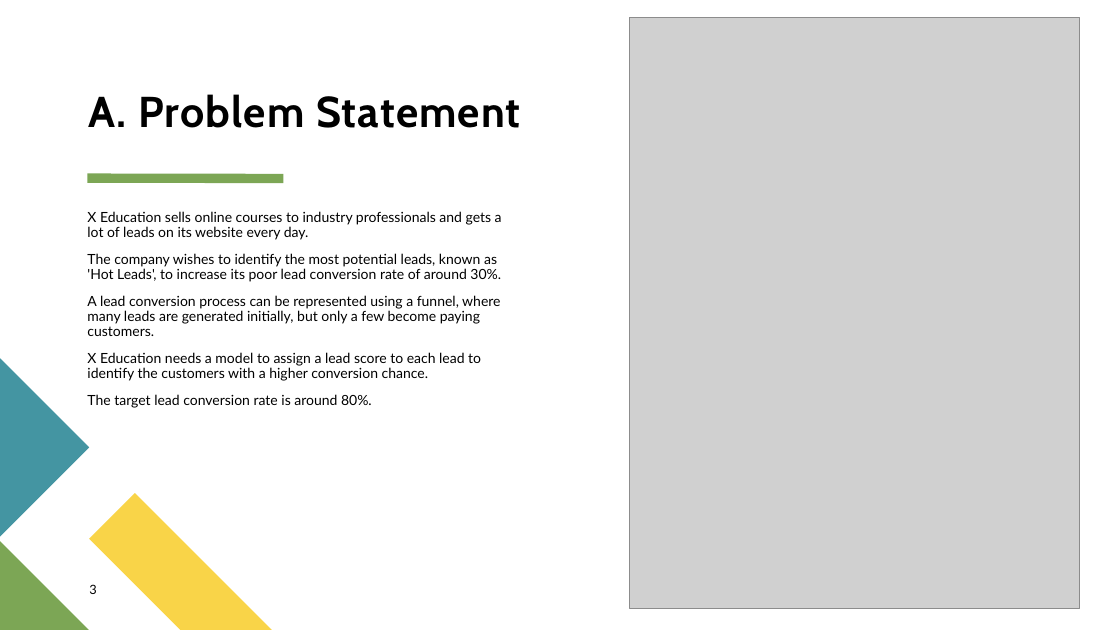
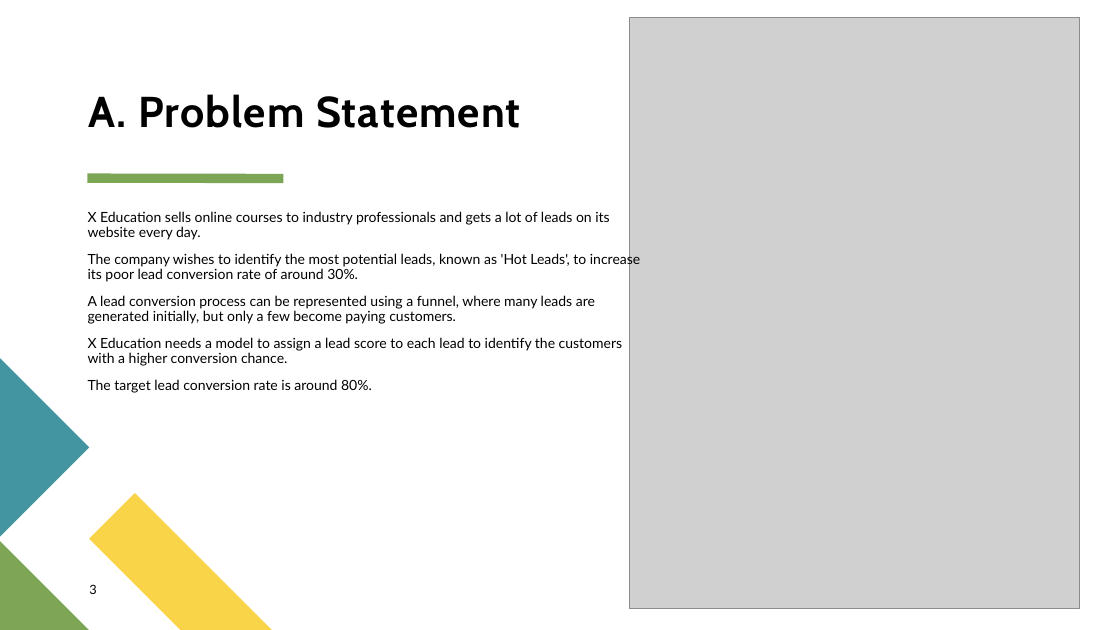
Before and after one commit to AJAnujsharma/LeadScoringCaseStudy, a slide deck: slide 3 of Lead Score Assignment.pptx. Drawn at 1120x630 pixels with LibreOffice and Linux fonts; fonts in the diff are those of the drawing; grey boxes stand for pictures. Boxes give left, top, right and bottom in pixels: in the first picture for what was removed or moved away, otherwise in the second. Text is boxed around its words. In the diff, an @@ line names an element or a change of style, - is before the commit and + after.

```diff
--- a/Lead Score Assignment.pptx
+++ b/Lead Score Assignment.pptx
@@ text "X Education sells online courses ..." rewrapped from [87, 211, 502, 408] to [88, 211, 640, 393] @@
```
Also in this commit, not shown: 4 other slides changed, 1 slide added, 1 slide removed.
